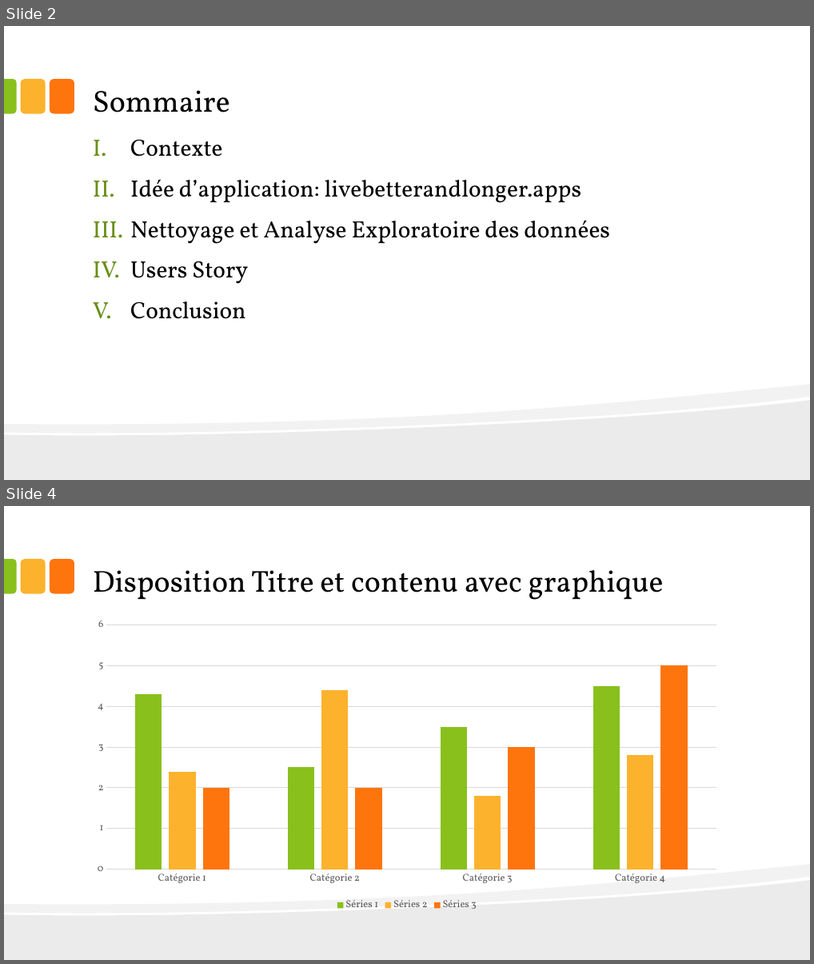
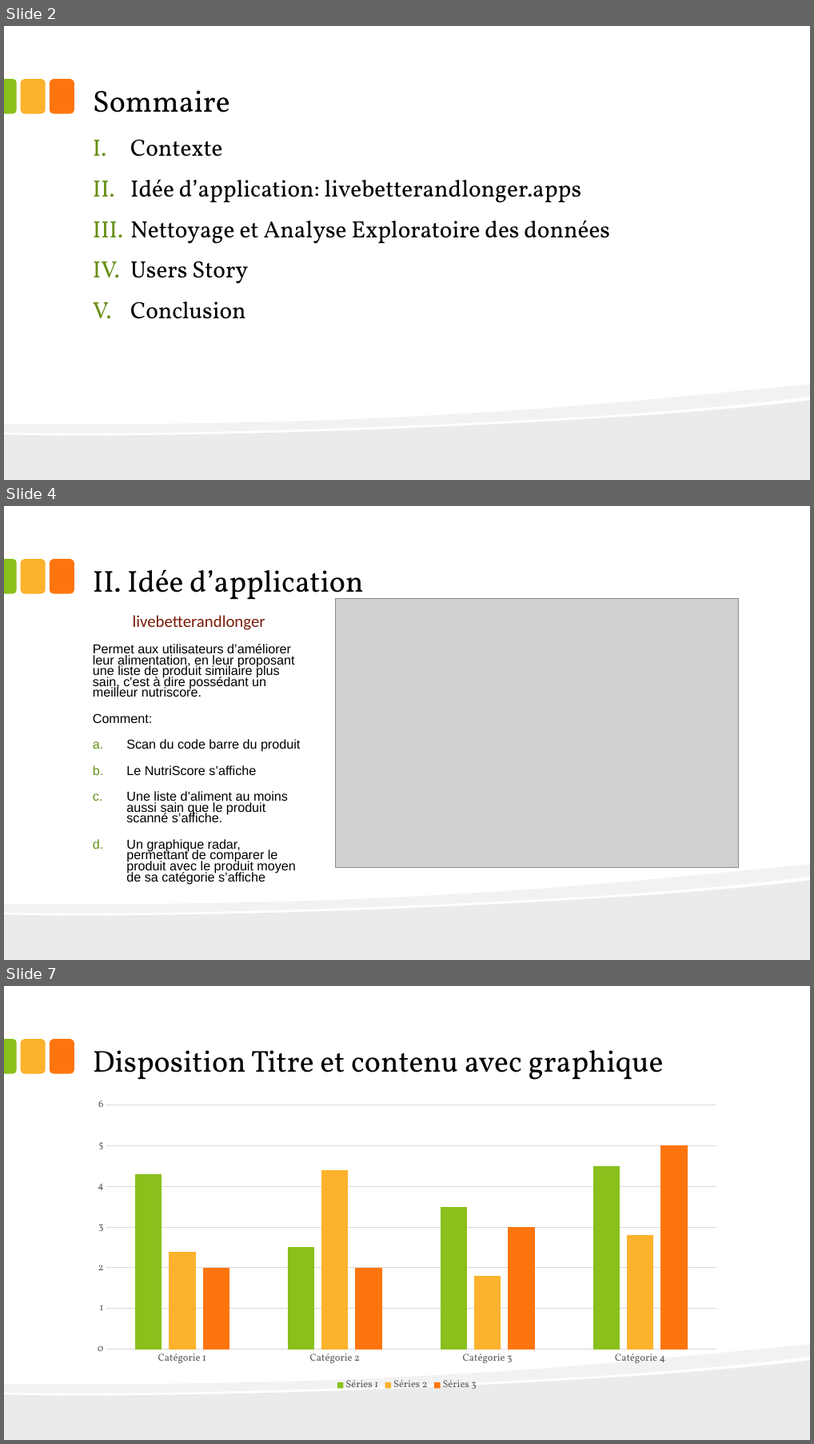
Before and after one commit to kevin-EK/Concevez-une-application-au-service-de-la-sant-publique, a slide deck: P3 Concevez une application au service de la santé publique.pptx. Shown one above the other, each under a label of ours: slides 2 and 4 before the commit, slides 2, 4 and 7 after it; the slides between them are not shown. The pictures are 814x964 and 814x1444 pixels, drawn with LibreOffice and Linux fonts; fonts in the diff are those of the drawing; grey boxes stand for pictures. Boxes give left, top, right and bottom in pixels: in the first picture for what was removed or moved away, otherwise in the second. Text is boxed around its words. In the diff, an @@ line names an element or a change of style, - is before the commit and + after.

```diff
--- a/P3 Concevez une application au service de la santé publique.pptx
+++ b/P3 Concevez une application au service de la santé publique.pptx
@@ slide 4 added at (x1=4, y1=506, x2=810, y2=960), background #FFFFFF; not listed: 5 template elements that a slide beside it also shows @@
@@ title added at (x1=93, y1=569, x2=363, y2=605), 36 pt, text #000000 @@
+II. Idée d’application
@@ picture added at (x1=335, y1=599, x2=738, y2=868) @@
@@ text added at (x1=93, y1=615, x2=300, y2=884), 15.4 pt, text #000000 @@
+livebetterandlonger
+Permet aux utilisateurs d’améliorer leur alimentation, en leur proposant une liste de produit similaire plus sain, c'est à dire possédant un meilleur nutriscore.
+Comment:
+a. Scan du code barre du produit
+b. Le NutriScore s’affiche
+c. Une liste d’aliment au moins aussi sain que le produit scanné s’affiche.
+d. Un graphique radar, permettant de comparer le produit avec le produit moyen de sa catégorie s’affiche
@@ what was slide 4 is now slide 7 @@
```
Also in this commit, not shown: 1 slide changed, 3 other slides added, 2 slides removed, 1 other file.
